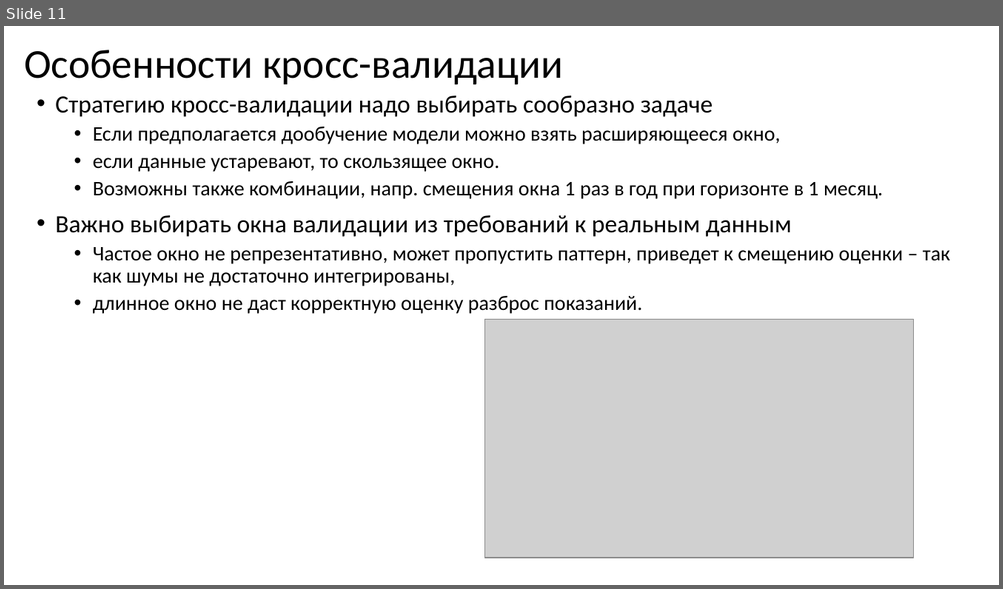
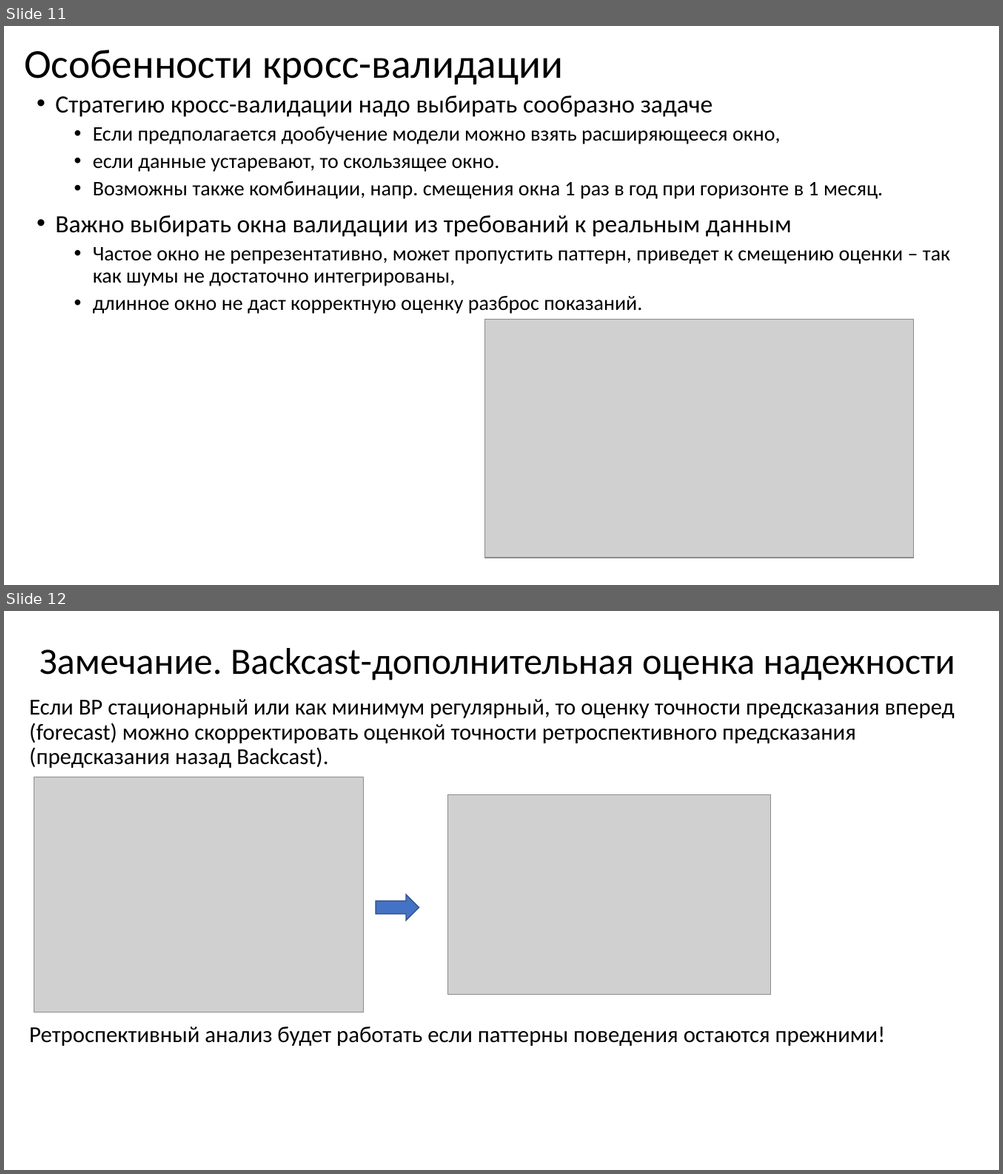
Before and after one commit to MVRonkin/TimeSeriesCourse, a slide deck: 2025/LEC/05-2 Оценка надежности предсказаний ВР.pptx. Shown one above the other, each under a label of ours: slide 11 before the commit, slides 11 and 12 after it. The pictures are 1003x589 and 1003x1174 pixels, drawn with LibreOffice and Linux fonts; fonts in the diff are those of the drawing; grey boxes stand for pictures. Boxes give left, top, right and bottom in pixels: in the first picture for what was removed or moved away, otherwise in the second. Text is boxed around its words. In the diff, an @@ line names an element or a change of style, - is before the commit and + after.

```diff
--- a/2025/LEC/05-2 Оценка надежности предсказаний ВР.pptx
+++ b/2025/LEC/05-2 Оценка надежности предсказаний ВР.pptx
@@ slide 12 added at (4,611,999,1170), background #FFFFFF @@
@@ title added at (40,648,955,681), 36 pt, text #000000 @@
+Замечание. Backcast-дополнительная оценка надежности
@@ text added at (29,699,954,768), 22 pt, text #000000 @@
+Если ВР стационарный или как минимум регулярный, то оценку точности предсказания вперед (forecast) можно скорректировать оценкой точности ретроспективного предсказания (предсказания назад Backcast).
@@ picture added at (34,777,364,1013) @@
@@ picture added at (448,795,771,994) @@
@@ right arrow added at (375,894,419,920), fill #4472C4, outline #325491 1 pt @@
@@ text added at (29,1027,885,1046), 22 pt, text #000000 @@
+Ретроспективный анализ будет работать если паттерны поведения остаются прежними!
```
Also in this commit, not shown: 4 other files.
